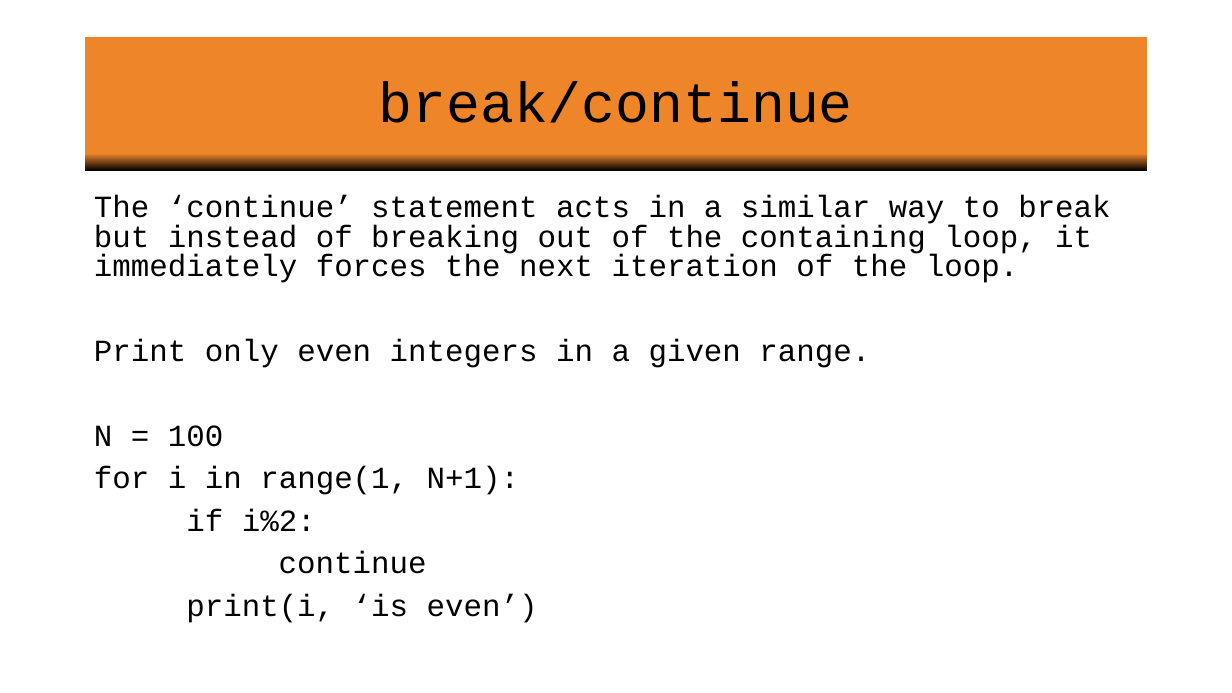
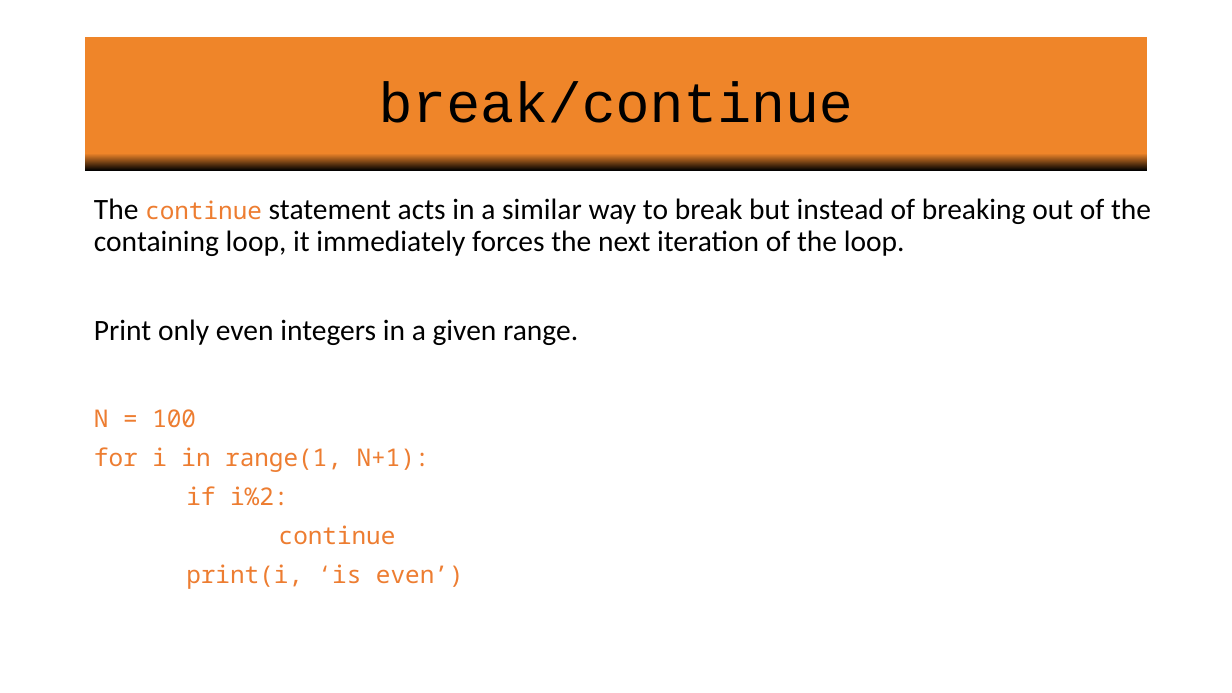
Before and after one commit to vineetbansal/Learning-Python, a slide deck: slide 38 of powerpoint/02 Strings_Lists_Tuples_Loops_Files.pptx (slide 37 before the commit). Drawn at 1232x693 pixels with LibreOffice and Linux fonts; fonts in the diff are those of the drawing; background and template pictures are left out. Boxes give left, top, right and bottom in pixels: in the first picture for what was removed or moved away, otherwise in the second. Text is boxed around its words. In the diff, an @@ line names an element or a change of style, - is before the commit and + after.

```diff
--- a/powerpoint/02 Strings_Lists_Tuples_Loops_Files.pptx
+++ b/powerpoint/02 Strings_Lists_Tuples_Loops_Files.pptx
@@ text at (x1=94, y1=198, x2=1151, y2=256): text changed; size 24 to 23 pt; font Courier New to Calibri @@
-The ‘continue’ statement acts in a similar way to break but instead of breaking out of the containing loop, it immediately forces the next iteration of the loop.
+The continue statement acts in a similar way to break but instead of breaking out of the containing loop, it immediately forces the next iteration of the loop.
@@ text at (x1=94, y1=319, x2=578, y2=589): size 24 to 23 pt, font Courier New to Calibri in "Print only even integers in a given ..."; size 24 to 19 pt, font Courier New to Noto Sans Mono, text colour #000000 to #ED7D31 in "N = 100", "for i in range(1, N+1):", "if i%2:", "continue" and 1 more places; line spacing 0.8 to 0.9 @@
```
Also in this commit, not shown: 38 other slides changed, 2 slides added, 1 slide removed, 6 other files.
